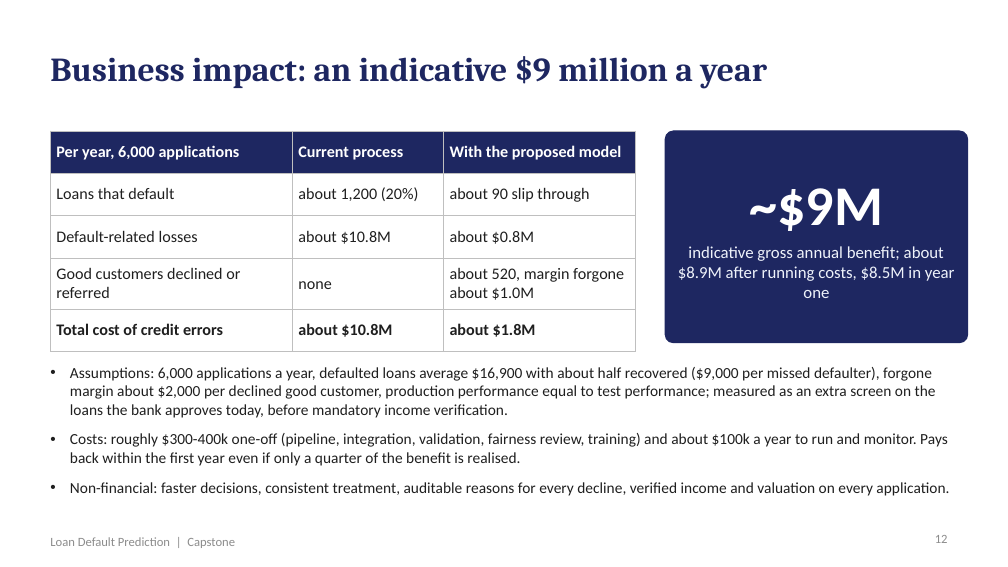
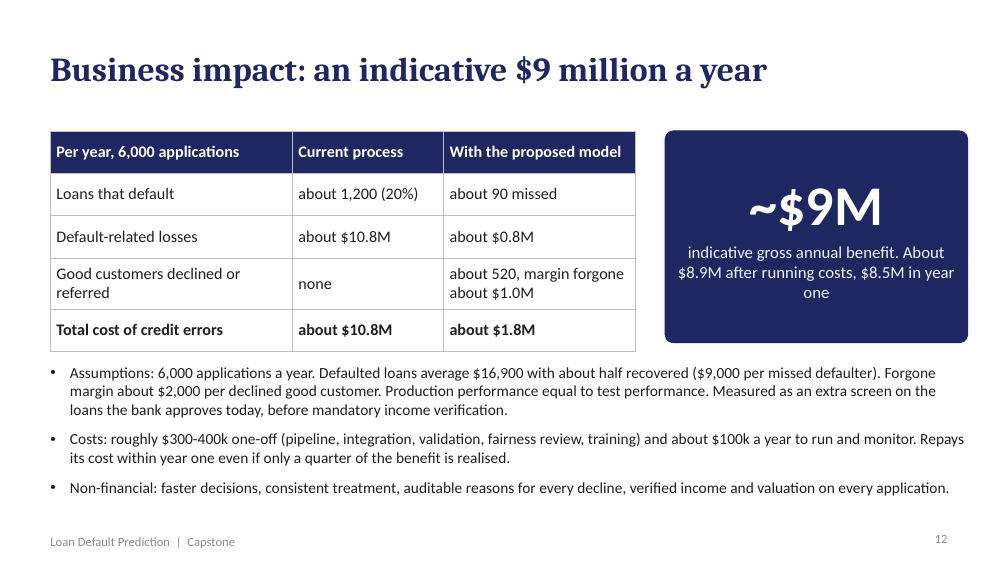
Before and after one commit to shubham1891/Personal-code, a slide deck: slide 12 of presentation/Loan_Default_Prediction_Presentation.pptx. Drawn at 1008x567 pixels with LibreOffice and Linux fonts; fonts in the diff are those of the drawing. Boxes give left, top, right and bottom in pixels: in the first picture for what was removed or moved away, otherwise in the second. Text is boxed around its words. In the diff, an @@ line names an element or a change of style, - is before the commit and + after.

```diff
--- a/presentation/Loan_Default_Prediction_Presentation.pptx
+++ b/presentation/Loan_Default_Prediction_Presentation.pptx
@@ table at [50,131,635,341] @@
-row 2, column 3: about 90 slip through
+row 2, column 3: about 90 missed
@@ text at [678,246,955,298]: text changed @@
-indicative gross annual benefit; about $8.9M after running costs, $8.5M in year one
+indicative gross annual benefit. About $8.9M after running costs, $8.5M in year one
@@ text at [70,367,964,466]: text changed @@
-• Assumptions: 6,000 applications a year, defaulted loans average $16,900 with about half recovered ($9,000 per missed defaulter), forgone margin about $2,000 per declined good customer, production performance equal to test performance; measured as an extra screen on the loans the bank approves today, before mandatory income verification.
-• Costs: roughly $300-400k one-off (pipeline, integration, validation, fairness review, training) and about $100k a year to run and monitor. Pays back within the first year even if only a quarter of the benefit is realised.
+• Assumptions: 6,000 applications a year. Defaulted loans average $16,900 with about half recovered ($9,000 per missed defaulter). Forgone margin about $2,000 per declined good customer. Production performance equal to test performance. Measured as an extra screen on the loans the bank approves today, before mandatory income verification.
+• Costs: roughly $300-400k one-off (pipeline, integration, validation, fairness review, training) and about $100k a year to run and monitor. Repays its cost within year one even if only a quarter of the benefit is realised.
```
Also in this commit, not shown: 18 other slides changed, 5 other files.
